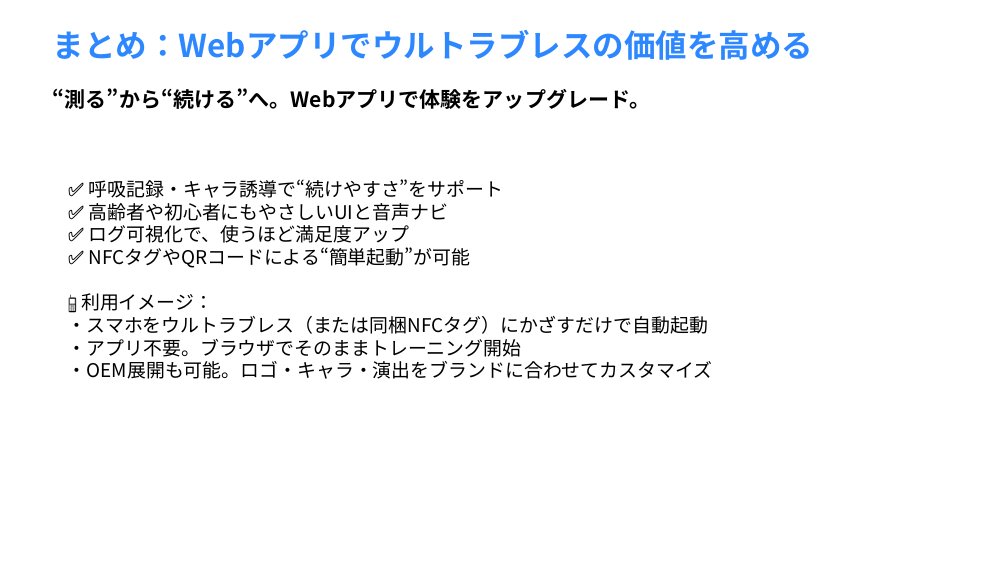
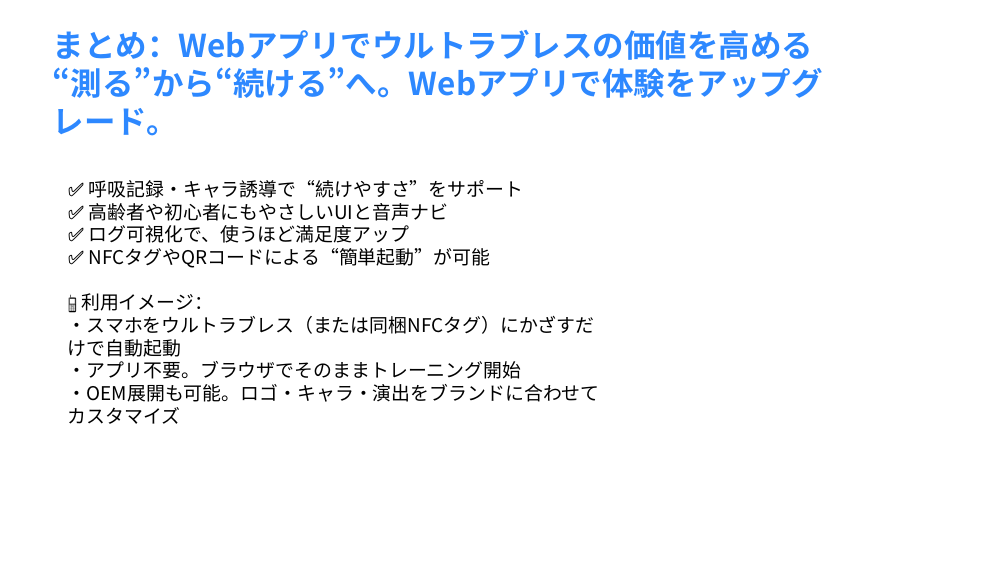
Before and after one commit to renton352/ultrabreath, a slide deck: slide 8 of 資料/ultrabreath_slide8_summary_nfc.pptx. Drawn at 1008x567 pixels with LibreOffice and Linux fonts; fonts in the diff are those of the drawing. Boxes give left, top, right and bottom in pixels: in the first picture for what was removed or moved away, otherwise in the second. Text is boxed around its words. In the diff, an @@ line names an element or a change of style, - is before the commit and + after.

```diff
--- a/資料/ultrabreath_slide8_summary_nfc.pptx
+++ b/資料/ultrabreath_slide8_summary_nfc.pptx
@@ text at (x1=53, y1=67, x2=823, y2=136): paragraph added @@
+“測る”から“続ける”へ。Webアプリで体験をアップグレード。
@@ text removed at (x1=53, y1=88, x2=651, y2=109) @@
-“測る”から“続ける”へ。Webアプリで体験をアップグレード。
@@ text "✅ 呼吸記録・キャラ誘導で“続けやすさ”をサポート" rewrapped from (x1=68, y1=179, x2=713, y2=379) to (x1=68, y1=180, x2=600, y2=402) @@
```
Also in this commit, not shown: 7 other slides changed, 1 other file.
